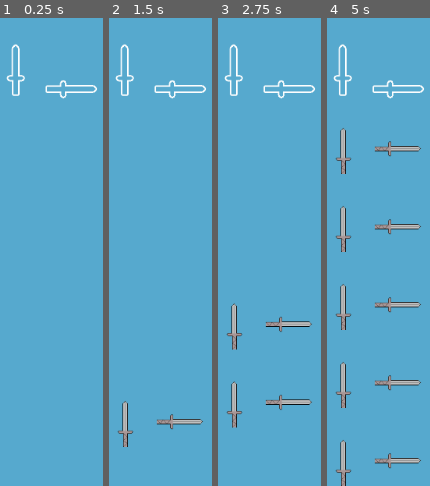
Above: before the commit, frames 1-4 (left to right).
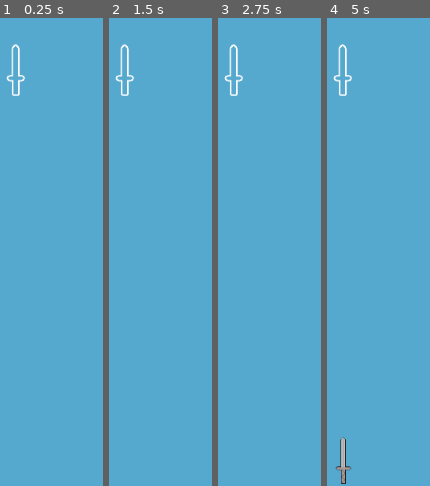
Above: after the commit, the same moments.

Repository: alexaverill/GameOff2018
Game: Godot game, scene res://TestScene.tscn
Two runs of this game, one before a commit and one after it. Both use one fixed random seed, a clock stepped at 60 frames per second and the inputs below.
Inputs:
- Up to frame 1 (0.25 s): no input
- Up to frame 2 (1.5 s): tap Enter at 0.5 s; hold Right (ui_right) 0.53-1.28 s
- Up to frame 3 (2.75 s): hold Right (ui_right) from 2.03 s (still down)
- Up to frame 4 (5 s): release Right (ui_right) at 3.53 s

The runs differ from the first frame. In frame 1, 0.5% of the frame differs, in the area x 43-95%, y 13-18%; in frame 2, 1.7%; in frame 3, 2.9%; in frame 4, 6.3%, in the area x 8-95%, y 13-100%.

Commit message:
Adding in a better way to track score similar to DDR with good, great, perfect setup

Diff:
--- a/Scipts/KinematicBody2D.gd
+++ b/Scipts/KinematicBody2D.gd
@@ -1,6 +1,6 @@
 extends KinematicBody2D
 
-export (int) var speed = 200 setget setSpeed, getSpeed
+export (int) var speed = 10 setget setSpeed, getSpeed
 var velocity = Vector2()
 
 func setSpeed(val):
--- a/Scipts/Note.gd
+++ b/Scipts/Note.gd
@@ -3,7 +3,7 @@
 var isInArea = false
 var recieverId = 1 setget setId
 var localRotation = 0 setget setRotation
-
+var otherNode
 signal noteIn(id,score)
 func setId(newId):
 	recieverId = newId
@@ -11,8 +11,8 @@
 func setRotation(angle):
 	localRotation = (angle * PI )/180
 	rotate(localRotation)
-
-
+var score = 0
+var area_to_score  = {"good": 1, "great": 2, "perfect":5}
 func _ready():
 	get_node("KinematicBody2D/Area2D").connect("area_entered",self,"handleCollisionEnter")
 	get_node("KinematicBody2D/Area2D").connect("area_exited",self,"handleCollisionExit")
@@ -20,15 +20,28 @@
 	get_node("KinematicBody2D").setSpeed(100)
 
 func handleCollisionEnter(otherArea):
-	if get_node(get_path_to(otherArea)).is_in_group("wall"):
+	otherNode = get_node(get_path_to(otherArea))
+	if otherNode.is_in_group("wall"):
 		queue_free()
-	elif get_node(get_path_to(otherArea)).is_in_group("reciever"):
-		print("Hit Reciever")
-	isInArea = true
+	elif otherNode.is_in_group("good"):
+		isInArea = true
+		score = area_to_score["good"]
+		print("good")
+	elif otherNode.is_in_group("great"):
+		isInArea = true;
+		score = area_to_score["great"]
+		print("great")
+	elif otherNode.is_in_group("perfect"):
+		isInArea = true;
+		score = area_to_score["perfect"]
+		print("perfect")
+
 
 func handleCollisionExit(otherArea):
-	isInArea = false
+	otherNode = get_node(get_path_to(otherArea))
+	if otherNode.is_in_group("perfect"):
+		isInArea = false
 
 func _process(delta):
 	if Input.is_action_pressed("ui_right") and isInArea:
-		emit_signal("noteIn",recieverId,1)
+		emit_signal("noteIn",recieverId,score)
--- a/Scipts/TestScene.gd
+++ b/Scipts/TestScene.gd
@@ -4,33 +4,36 @@
 # var a = 2
 # var b = "textvar"
 var note = preload("res://SwordNote.tscn")
-var verticalSwordRecieverX
-var horizontalSwordRecieverX
+var verticalSwordRecieverPos
+var horizontalSwordRecieverPos
 var noteNode
+var yDist = 500
 func _ready():
-	horizontalSwordRecieverX = get_node("HorizontalSword").position.x
-	print(horizontalSwordRecieverX)
-	verticalSwordRecieverX = get_node("VerticalSword").position.x
+	#horizontalSwordRecieverPos= get_node("HorizontalSword").position
+	verticalSwordRecieverPos = get_node("VerticalSword").position
 
 func instantiateVerticalSword():
 	noteNode = note.instance()
-	noteNode.position.x = verticalSwordRecieverX + 2.8
+	noteNode.position.x = verticalSwordRecieverPos.x + 2.8
+	noteNode.position.y = verticalSwordRecieverPos.y + yDist
 	add_child(noteNode)
 	noteNode.connect("noteIn",self,"handleNoteSignal")
 	pass
 func instantiateHorizontalSword():
 	noteNode = note.instance()
 	noteNode.setRotation(90)
-	noteNode.position.x = horizontalSwordRecieverX
+	noteNode.position.x = horizontalSwordRecieverPos.x
+	noteNode.position.y = horizontalSwordRecieverPos.y + yDist
 	add_child(noteNode)
 	noteNode.connect("noteIn",self,"handleNoteSignal")
 	pass
 
 func instantiateNote():
 	instantiateVerticalSword()
-	instantiateHorizontalSword()
+	#instantiateHorizontalSword()
 	pass
 func handleNoteSignal(id,score):
-	print(id)
+	print(score)
+	pass
 func _on_Timer_timeout():
 	instantiateNote()
--- a/SwordNote.tscn
+++ b/SwordNote.tscn
@@ -8,7 +8,7 @@
 [sub_resource type="RectangleShape2D" id=1]
 
 custom_solver_bias = 0.0
-extents = Vector2( 14.3654, 50.2656 )
+extents = Vector2( 18.1453, 8.21686 )
 
 [sub_resource type="ParticlesMaterial" id=2]
 
@@ -64,7 +64,7 @@
 collision/safe_margin = 0.08
 script = ExtResource( 2 )
 _sections_unfolded = [ "Collision" ]
-speed = 200
+speed = 10
 
 [node name="Sprite" type="Sprite" parent="KinematicBody2D" index="0"]
 
@@ -89,7 +89,7 @@
 
 [node name="CollisionShape2D" type="CollisionShape2D" parent="KinematicBody2D/Area2D" index="0"]
 
-position = Vector2( -8.09473, 0.85675 )
+position = Vector2( -6.31497, -40.6446 )
 shape = SubResource( 1 )
 
 [node name="Particles2D" type="Particles2D" parent="KinematicBody2D" index="2"]
--- a/TestScene.tscn
+++ b/TestScene.tscn
@@ -1,19 +1,29 @@
-[gd_scene load_steps=7 format=2]
+[gd_scene load_steps=9 format=2]
 
 [ext_resource path="res://Scipts/TestScene.gd" type="Script" id=1]
 [ext_resource path="res://Scipts/Wall.gd" type="Script" id=2]
-[ext_resource path="res://Scipts/NoteReciever.gd" type="Script" id=3]
-[ext_resource path="res://ArtAssets/TempAssets/SwordOutlines.png" type="Texture" id=4]
+[ext_resource path="res://ArtAssets/TempAssets/SwordOutlines.png" type="Texture" id=3]
+[ext_resource path="res://Scipts/NoteReciever.gd" type="Script" id=4]
 
 [sub_resource type="RectangleShape2D" id=1]
 
 custom_solver_bias = 0.0
 extents = Vector2( 36.0355, 10 )
 
+[sub_resource type="RectangleShape2D" id=4]
+
+custom_solver_bias = 0.0
+extents = Vector2( 27.4797, 6.28636 )
+
+[sub_resource type="RectangleShape2D" id=3]
+
+custom_solver_bias = 0.0
+extents = Vector2( 30.772, 9.81363 )
+
 [sub_resource type="RectangleShape2D" id=2]
 
 custom_solver_bias = 0.0
-extents = Vector2( 19.1109, 57.4026 )
+extents = Vector2( 19.5976, 31.9417 )
 
 [node name="Root" type="Node" index="0"]
 
@@ -46,16 +56,28 @@
 [node name="Timer" type="Timer" parent="." index="1"]
 
 process_mode = 1
-wait_time = 1.0
+wait_time = 5.0
 one_shot = false
 autostart = true
 
-[node name="VerticalSword" type="Area2D" parent="." index="2" groups=[
-"reciever",
-]]
+[node name="VerticalSword" type="Node2D" parent="." index="2"]
 
 position = Vector2( 88.2877, 67.9771 )
 scale = Vector2( 0.371359, 1.07969 )
+
+[node name="Sprite" type="Sprite" parent="VerticalSword" index="0"]
+
+position = Vector2( 7.61169, 0.276604 )
+scale = Vector2( 1.63249, 0.581283 )
+texture = ExtResource( 3 )
+
+[node name="Perfect" type="Area2D" parent="VerticalSword" index="1" groups=[
+"reciever",
+"perfect",
+]]
+
+editor/display_folded = true
+scale = Vector2( 1, 1 )
 input_pickable = true
 gravity_vec = Vector2( 0, 1 )
 gravity = 98.0
@@ -65,28 +87,21 @@
 collision_mask = 4
 audio_bus_override = false
 audio_bus_name = "Master"
-script = ExtResource( 3 )
-_sections_unfolded = [ "Collision", "Transform" ]
+_sections_unfolded = [ "Collision" ]
 
-[node name="Sprite" type="Sprite" parent="VerticalSword" index="0"]
+[node name="CollisionShape2D" type="CollisionShape2D" parent="VerticalSword/Perfect" index="0"]
 
-position = Vector2( 7.61169, 0.276604 )
-scale = Vector2( 1.63249, 0.581283 )
-texture = ExtResource( 4 )
+position = Vector2( 2.63579, -27.2981 )
+shape = SubResource( 4 )
 
-[node name="CollisionShape2D" type="CollisionShape2D" parent="VerticalSword" index="1"]
-
-position = Vector2( -0.3396, 0.439877 )
-scale = Vector2( 1.61569, 0.555715 )
-shape = SubResource( 2 )
-
-[node name="HorizontalSword" type="Area2D" parent="." index="3" groups=[
+[node name="Great" type="Area2D" parent="VerticalSword" index="2" groups=[
 "reciever",
+"great",
 ]]
 
-position = Vector2( 159.081, 94.0151 )
-rotation = 1.5708
-scale = Vector2( 0.6, 0.6 )
+editor/display_folded = true
+position = Vector2( -1.6586, -27.771 )
+scale = Vector2( 1, 1 )
 input_pickable = true
 gravity_vec = Vector2( 0, 1 )
 gravity = 98.0
@@ -96,18 +111,36 @@
 collision_mask = 4
 audio_bus_override = false
 audio_bus_name = "Master"
-script = ExtResource( 3 )
+_sections_unfolded = [ "Collision" ]
+
+[node name="Great" type="CollisionShape2D" parent="VerticalSword/Great" index="0"]
+
+position = Vector2( -2.59067, 16.7487 )
+shape = SubResource( 3 )
+
+[node name="Good" type="Area2D" parent="VerticalSword" index="3" groups=[
+"reciever",
+"good",
+]]
+
+position = Vector2( 3.93137, 0.540882 )
+scale = Vector2( 1, 1 )
+input_pickable = true
+gravity_vec = Vector2( 0, 1 )
+gravity = 98.0
+linear_damp = 0.1
+angular_damp = 1.0
+collision_layer = 4
+collision_mask = 4
+audio_bus_override = false
+audio_bus_name = "Master"
+script = ExtResource( 4 )
 _sections_unfolded = [ "Collision", "Transform" ]
 
-[node name="Sprite" type="Sprite" parent="HorizontalSword" index="0"]
+[node name="Good" type="CollisionShape2D" parent="VerticalSword/Good" index="0"]
 
-position = Vector2( 0.520004, 2.30043 )
-scale = Vector2( 1.0104, 1.04601 )
-texture = ExtResource( 4 )
-
-[node name="CollisionShape2D" type="CollisionShape2D" parent="HorizontalSword" index="1"]
-
-position = Vector2( -4.40128, 3.08089 )
+position = Vector2( -4.50578, 16.0613 )
+scale = Vector2( 1.61569, 0.555715 )
 shape = SubResource( 2 )
 
 [connection signal="timeout" from="Timer" to="." method="_on_Timer_timeout"]
